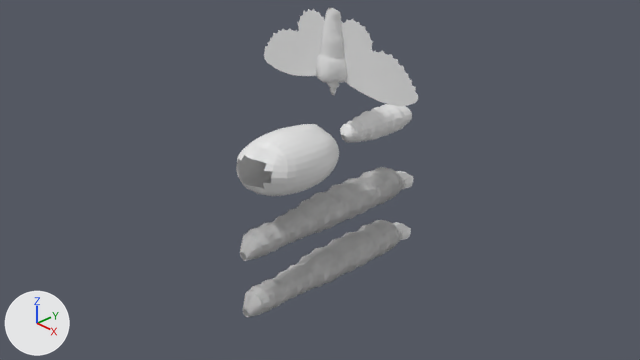
Before and after pictures for a commit that changed the Blender file merian-models/merian-plate-7.blend.
Before and after are seen from the file's camera 'Camera'. Arrows for +X, +Y and +Z are at lower left; the lights stay in place.

In view in the first picture: 'body segment.003', 'bottom caterpillar', 'left_cocoon', 'middle caterpillar', 'moth body', 'moth wing 1', 'moth wing 2'.
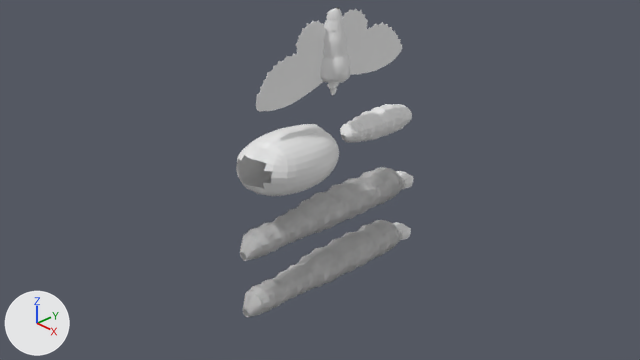
Where the change shows, as pixel boxes (x1, y1, x2, y2) in the pictures (640 x 360 px):
'moth wing 1', turned: before (341, 19, 418, 106); after (342, 9, 402, 75)
'moth wing 2', turned: before (264, 9, 324, 76); after (256, 20, 326, 112)
'moth body', turned: before (316, 7, 347, 95); after (320, 7, 351, 96)

What the commit changed:
Object 'moth body' (ob_moth_body) turns from (0, 0, 0) to (0, 0, 90) degrees about x, y and z.
